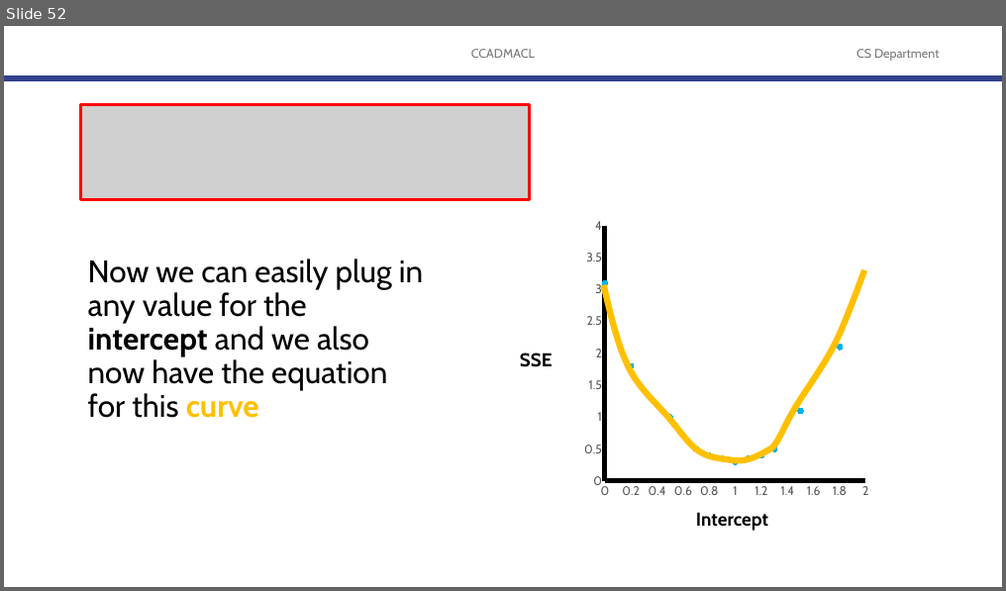
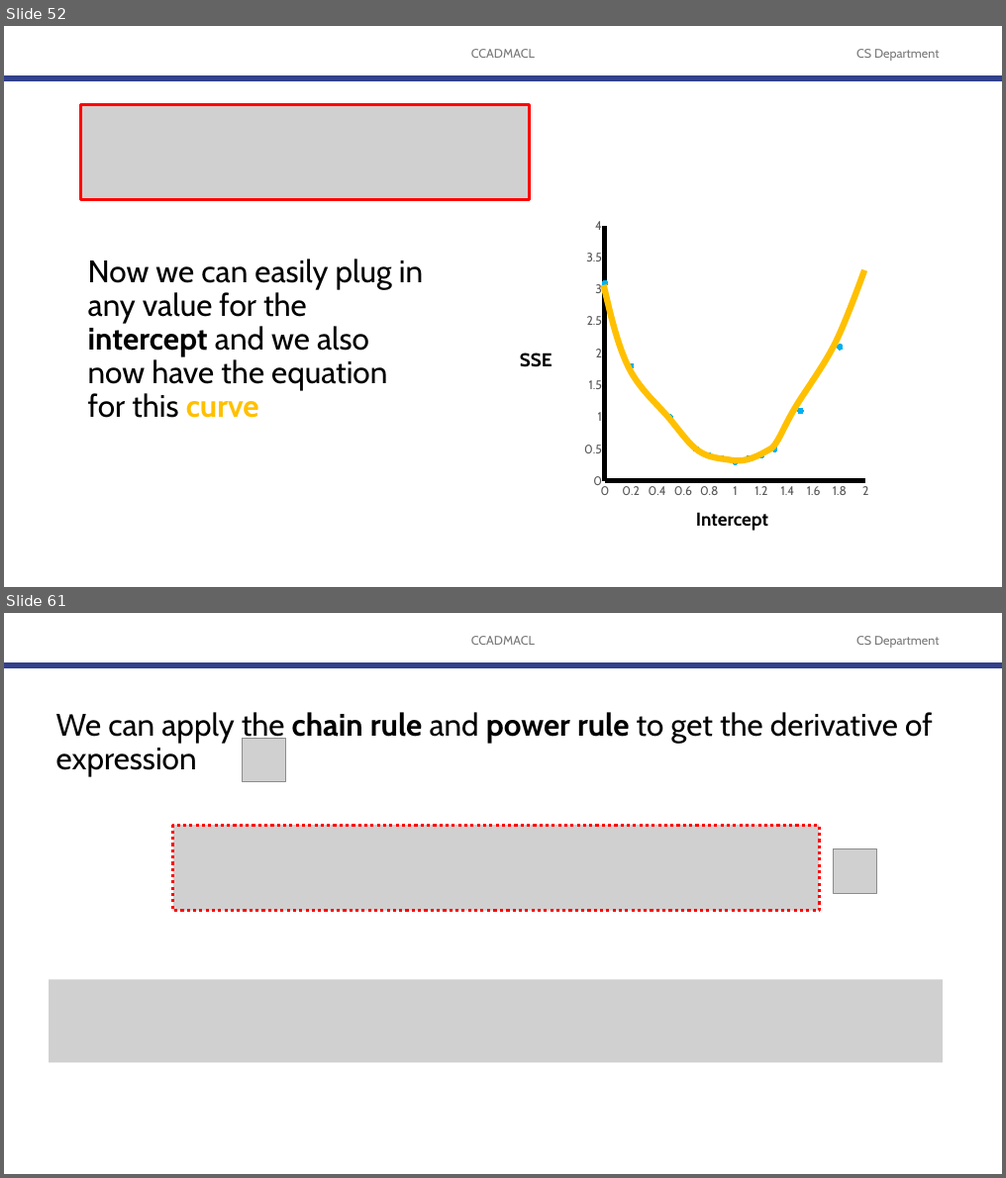
Before and after one commit to robitussin/CCDEPLRL, a slide deck: 2 - Training Neural Networks/Gradient Descent.pptx. Shown one above the other, each under a label of ours: slide 52 before the commit, slides 52 and 61 after it; the slides between them are not shown. The pictures are 1006x591 and 1006x1178 pixels, drawn with LibreOffice and Linux fonts; fonts in the diff are those of the drawing; grey boxes stand for pictures; background and template pictures are left out. Boxes give left, top, right and bottom in pixels: in the first picture for what was removed or moved away, otherwise in the second. Text is boxed around its words. In the diff, an @@ line names an element or a change of style, - is before the commit and + after.

```diff
--- a/2 - Training Neural Networks/Gradient Descent.pptx
+++ b/2 - Training Neural Networks/Gradient Descent.pptx
@@ slide 61 added at bbox=[4, 613, 1002, 1174], background #FFFFFF; not listed: 3 template elements that a slide beside it also shows @@
@@ text added at bbox=[56, 712, 933, 776], 30 pt, text #000000 @@
+We can apply the chain rule and power rule to get the derivative of expression
@@ picture added at bbox=[242, 738, 286, 782] @@
@@ picture added at bbox=[173, 825, 819, 910] @@
@@ picture added at bbox=[833, 850, 877, 894] @@
@@ picture added at bbox=[49, 980, 943, 1062] @@
```
Also in this commit, not shown: 6 slides changed, 48 other slides added.
